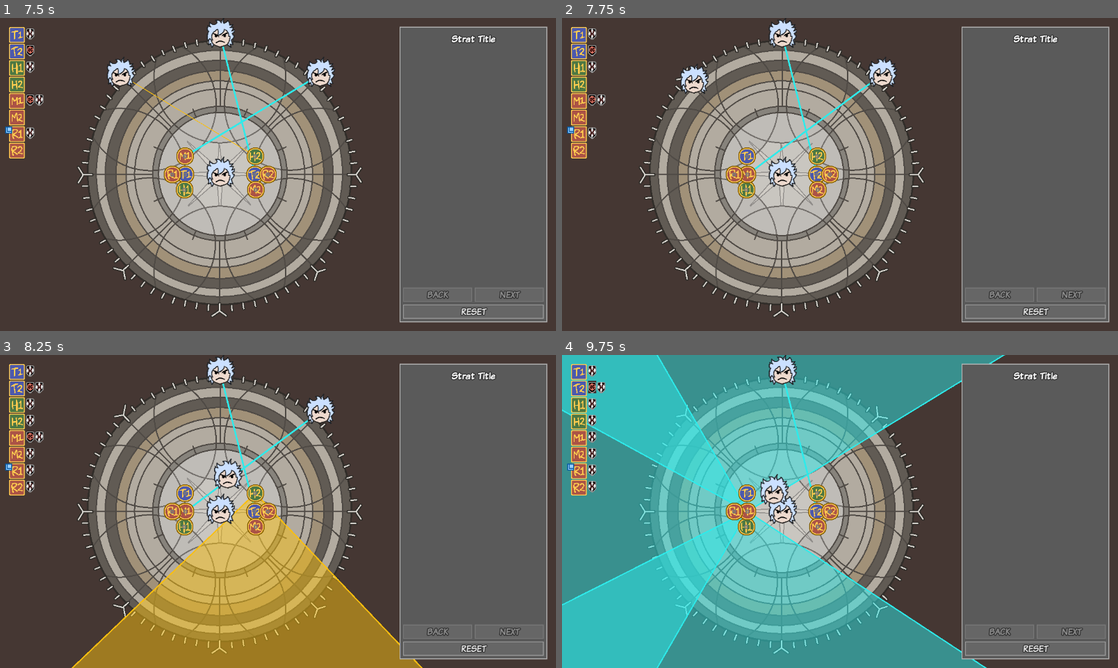
Above: before the commit, frames 1-4 (two rows, left to right).
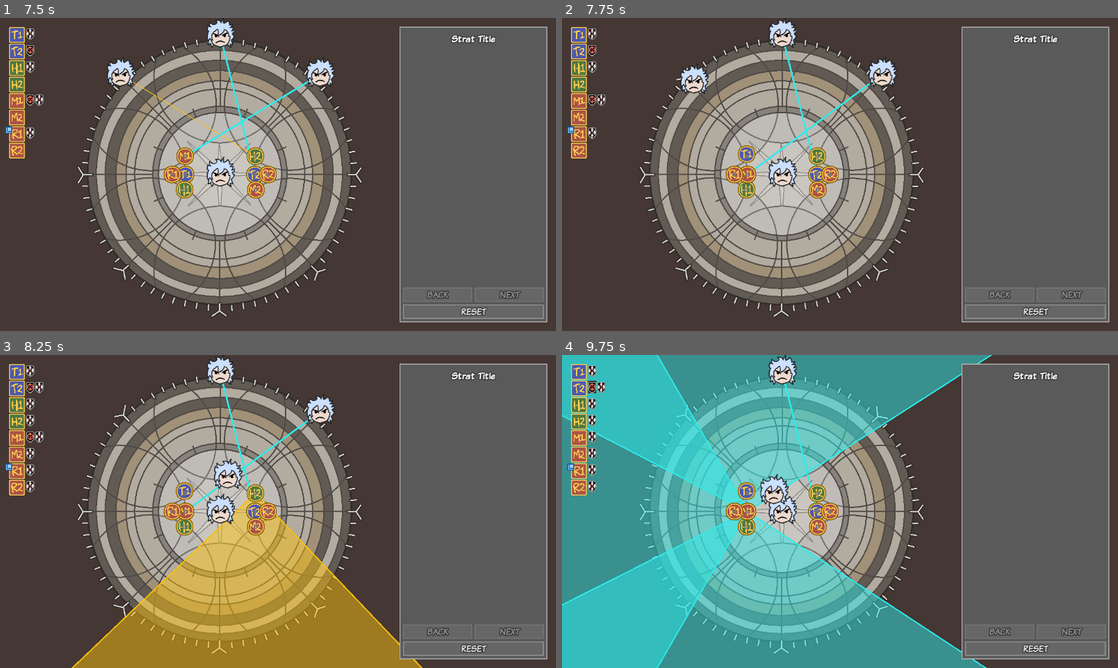
Above: after the commit, the same moments.

Repository: blastron/fru-helpers
Game: Godot game, scene res://main.tscn
Two runs of this game, one before a commit and one after it. Both use one fixed random seed, a clock stepped at 60 frames per second and the inputs below.
Inputs (mouse positions are in pixels of both pictures, inside the frame that each line leads up to):
- Up to frame 1 (7.5 s): click "fall of faith" at 0.5 s; click "START" at 1.25 s; click "RESET" at 2 s; click "START" at 2.75 s; move the mouse to (400, 158) at 3.52 s; click (400, 158) at 3.67 s; drag from (166, 190) to (250, 237) at 4.27 s; move the mouse to (333, 105) at 5.02 s; click (333, 105) at 5.17 s; click (172, 174) at 5.77 s; drag from (250, 237) to (111, 127) at 6.52 s; move the mouse to (444, 221) at 7.27 s; click (444, 221) at 7.42 s
- Up to frame 2 (7.75 s): no input
- Up to frame 3 (8.25 s): drag from (111, 464) to (194, 433) at 8.02 s
- Up to frame 4 (9.75 s): move the mouse to (867, 511) at 8.77 s; click (867, 511) at 8.92 s; drag from (756, 433) to (728, 527) at 9.52 s

Frame 1 is identical in both runs. In frame 2, 0.1% of the frame differs, in the area x 31-35%, y 40-47%; in frame 3, 0.1%; in frame 4, 1.1%, in the area x 0-80%, y 0-49%.

Commit message:
Offset token positions when stacked on the same locator.

Diff:
--- a/core/locators/locator.gd
+++ b/core/locators/locator.gd
@@ -29,10 +29,20 @@
 var occupants: Array[Token]
 
 
+# The distance from the center that any tokens beyond the first who are at this locator should be moved, so as to avoid
+#   tokens being placed directly on top of each other, for readability's sake.
+@export var crowd_spacing: float = 5
+
+# A random angle, set on _ready(), used as the starting point for crowd spacing.
+var crowd_angle: float
+
+
 func _ready() -> void:
 	state = initial_state
 	if _button: _button.pressed.connect(self.button_pressed)
 
+	crowd_angle = randf_range(0, 2 * PI)
+
 
 func button_pressed() -> void:
 	on_clicked.emit(self)
--- a/core/tokens/token.gd
+++ b/core/tokens/token.gd
@@ -110,6 +110,11 @@
 var _current_locator: Locator
 
 
+# An identifier used to identify where the token should be positioned relative to the given locator in order to avoid
+#   having tokens stacked directly on top of each other. 0 if dead center.
+var crowd_position: int
+
+
 var _is_moving: bool :
 	get: return _movement_elapsed_time < _movement_total_time
 
@@ -118,7 +123,24 @@
 	if _current_locator: _clear_locator()
 
 	_current_locator = locator
-	if _current_locator.occupants.find(self) < 0: _current_locator.occupants.append(self)
+	if _current_locator.occupants.is_empty():
+		crowd_position = 0
+	else:
+		# Determine the lowest available crowd position ID in the list of occupants. We can do this by sorting a list
+		#   of occupied positions, then sequentially comparing each position's ID with its index in the list. If we find
+		#   an ID whose value is greater than its index, that means that we did not see the ID that would have matched
+		#   the index, meaning that it is available.
+		var used_positions: Array[int]
+		used_positions.assign(_current_locator.occupants.map(func(token: Token) -> int: return token.crowd_position))
+		used_positions.sort()
+
+		crowd_position = len(used_positions)
+		for index in range(len(used_positions)):
+			if index != used_positions[index]:
+				crowd_position = index
+				break
+
+	_current_locator.occupants.append(self)
 
 
 func _clear_locator() -> void:
@@ -129,24 +151,41 @@
 		_current_locator = null
 
 
-func teleport_to_locator(locator: Locator, pile_index: int = 0, pile_size: int = 0) -> void:
-	teleport_to_position(_get_locator_position(locator, pile_index, pile_size))
-	_set_locator(locator)
-
-
-
-func move_to_locator(locator: Locator, pile_index: int = 0, pile_size: int = 0, speed_override: float = -1) -> void:
-	move_to_position(_get_locator_position(locator, pile_index, pile_size), speed_override)
-	_set_locator(locator)
-
-
-func _get_locator_position(locator: Locator, pile_index: int, pile_size: int) -> Vector2:
-	return locator.position
-
-
 func teleport_to_position(new_position: Vector2) -> void:
 	_clear_locator()
-
+	_teleport_to_position(new_position)
+
+
+func move_to_position(new_position: Vector2, speed_override: float = -1) -> void:
+	_clear_locator()
+	_move_to_position(new_position, speed_override)
+
+
+func teleport_to_locator(locator: Locator) -> void:
+	_set_locator(locator)
+	_teleport_to_position(_get_locator_position())
+
+
+func move_to_locator(locator: Locator, speed_override: float = -1) -> void:
+	_set_locator(locator)
+	_move_to_position(_get_locator_position(), speed_override)
+
+
+func _get_locator_position() -> Vector2:
+	if not _current_locator: return Vector2(0, 0)
+
+	var base_position: Vector2 = _current_locator.position
+	if crowd_position == 0: return base_position
+
+	# Arrange all tokens beyond the first in a 7/2 heptagram.
+	var angle_stride: float = 4 * PI / 7
+	var total_angle: float = _current_locator.crowd_angle + angle_stride * crowd_position
+	var offset: Vector2 = Vector2(cos(total_angle), sin(total_angle))
+
+	return base_position + (offset * _current_locator.crowd_spacing)
+
+
+func _teleport_to_position(new_position: Vector2) -> void:
 	position = new_position
 
 	# If we were in the middle of a movement, end it.
@@ -156,9 +195,7 @@
 		_try_emit_completion()
 
 
-func move_to_position(new_position: Vector2, speed_override: float = -1) -> void:
-	_clear_locator()
-
+func _move_to_position(new_position: Vector2, speed_override: float = -1) -> void:
 	_start_position = position
 	_end_position = new_position
 
